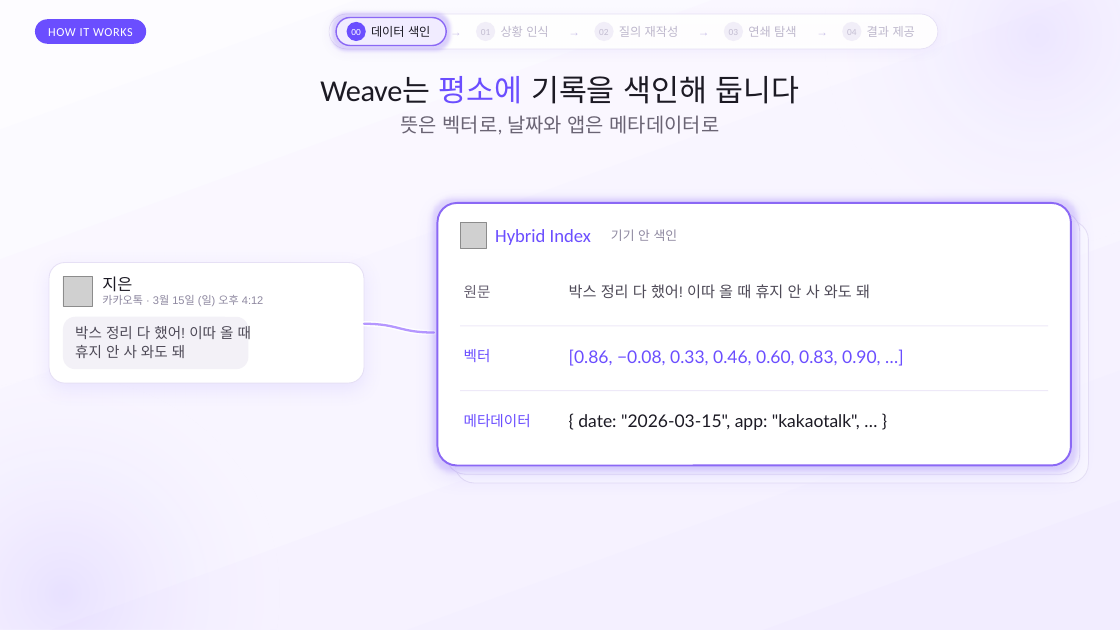
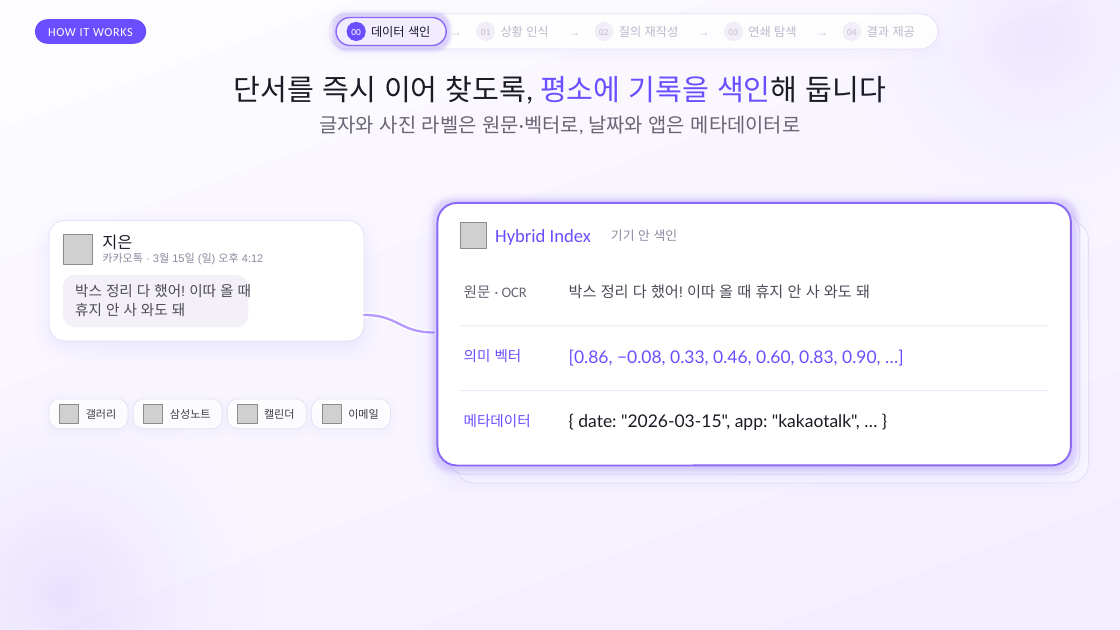
Before and after one commit to SB-Jo/t3, a slide deck: slide 10 of weave/결선준비/09_HowItWorks/HowItWorks_Argon.pptx. Drawn at 1120x630 pixels with LibreOffice and Linux fonts; fonts in the diff are those of the drawing; grey boxes stand for pictures. Boxes give left, top, right and bottom in pixels: in the first picture for what was removed or moved away, otherwise in the second. Text is boxed around its words. In the diff, an @@ line names an element or a change of style, - is before the commit and + after.

```diff
--- a/weave/결선준비/09_HowItWorks/HowItWorks_Argon.pptx
+++ b/weave/결선준비/09_HowItWorks/HowItWorks_Argon.pptx
@@ text at (x1=234, y1=75, x2=886, y2=104): text changed; size 26 to 25 pt @@
-Weave는 평소에 기록을 색인해 둡니다
+단서를 즉시 이어 찾도록, 평소에 기록을 색인해 둡니다
@@ text at (x1=319, y1=115, x2=801, y2=135): text changed @@
-뜻은 벡터로, 날짜와 앱은 메타데이터로
+글자와 사진 라벨은 원문·벡터로, 날짜와 앱은 메타데이터로
@@ 4 texts, 2 rounded rectangles, 1 picture moved together from (x1=49, y1=262, x2=364, y2=383) to (x1=49, y1=220, x2=364, y2=341) @@
@@ text at (x1=464, y1=285, x2=527, y2=298): text changed @@
-원문
+원문 · OCR
@@ freeform shape resized from (x1=364, y1=323, x2=434, y2=332) to (x1=364, y1=315, x2=434, y2=333) @@
@@ freeform shape resized from (x1=364, y1=323, x2=434, y2=332) to (x1=364, y1=315, x2=434, y2=333) @@
@@ text at (x1=464, y1=349, x2=522, y2=362): text changed @@
-벡터
+의미 벡터
@@ group added at (x1=49, y1=399, x2=391, y2=429): 4 rounded rectangles, 4 pictures, 4 texts @@
+갤러리
+삼성노트
+캘린더
+이메일
```
Also in this commit, not shown: 21 other slides changed, 1 slide removed, 3 other files.
